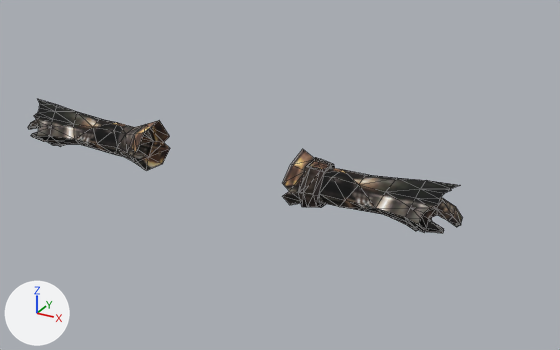
An edit to the glTF model public/models/armor/m_arm300.glb, drawn before and after from the same camera.
The view is the same before and after, from a camera (50 mm lens) standing at (142.8, -213.1, 143.9) and looking at (23.3, 4.2, 35.2). Every picture has the same lights, and +X, +Y and +Z are marked at lower left. The first picture is the older version. Mesh edges are drawn as thin lines. Vertices at exactly the same position are counted once.
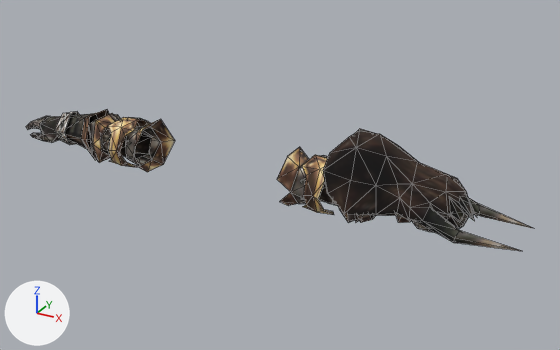
Where the change shows, as pixel boxes (x1, y1, x2, y2) in the pictures (560 x 350 px; the box of a moved part takes in the faces that stretch with it):
'Mesh_0', reshaped, rescaled (17% wider): before (28, 99, 462, 233); after (26, 109, 534, 251)
part 1 of me_mesh_0, rebuilt (19% wider, 46% taller): before (283, 149, 460, 232); after (323, 129, 534, 251)
part 2 of me_mesh_0, moved or reshaped: before (28, 99, 170, 171); after (26, 109, 175, 172)
part 3 of me_mesh_0, built on: before (299, 157, 462, 233); after (277, 147, 477, 233)

The change in detail:
me_mesh_0 is used by ob_mesh_0; location (0.0, 0.0, 0.0); scale (89.6, 12.4, 46.2).
me_mesh_0 had 282 vertices, 470 faces and spanned x -1.0..1.0, y -0.73..1.0, z 0.59..1.0.
me_mesh_0 now has 389 vertices, 541 faces and spans x -0.83..1.0, y -0.98..1.0, z 0.44..1.0.
me_mesh_0 part 1: the loose piece of 87 vertices spanning x 0.33..0.97, y -0.73..1.0, z 0.59..1.0 is rebuilt with 70 vertices and now spans x 0.43..1.0, y -0.98..1.0, z 0.56..1.0.
me_mesh_0 part 2: 125 vertices removed from x -1.0..-0.33, y -0.73..1.0, z 0.59..1.0; 150 vertices added at x -0.83..-0.25, y -0.55..0.9, z 0.44..0.79.
me_mesh_0 part 3: 70 vertices removed from x 0.4..1.0, y -0.5..0.83, z 0.61..0.94; 169 vertices added at x 0.25..0.85, y -0.78..0.9, z 0.44..0.79.
Object 'Mesh_0' (ob_mesh_0) is rescaled from (89.6, 12.4, 46.2) to (109.0, 16.4, 58.7).
